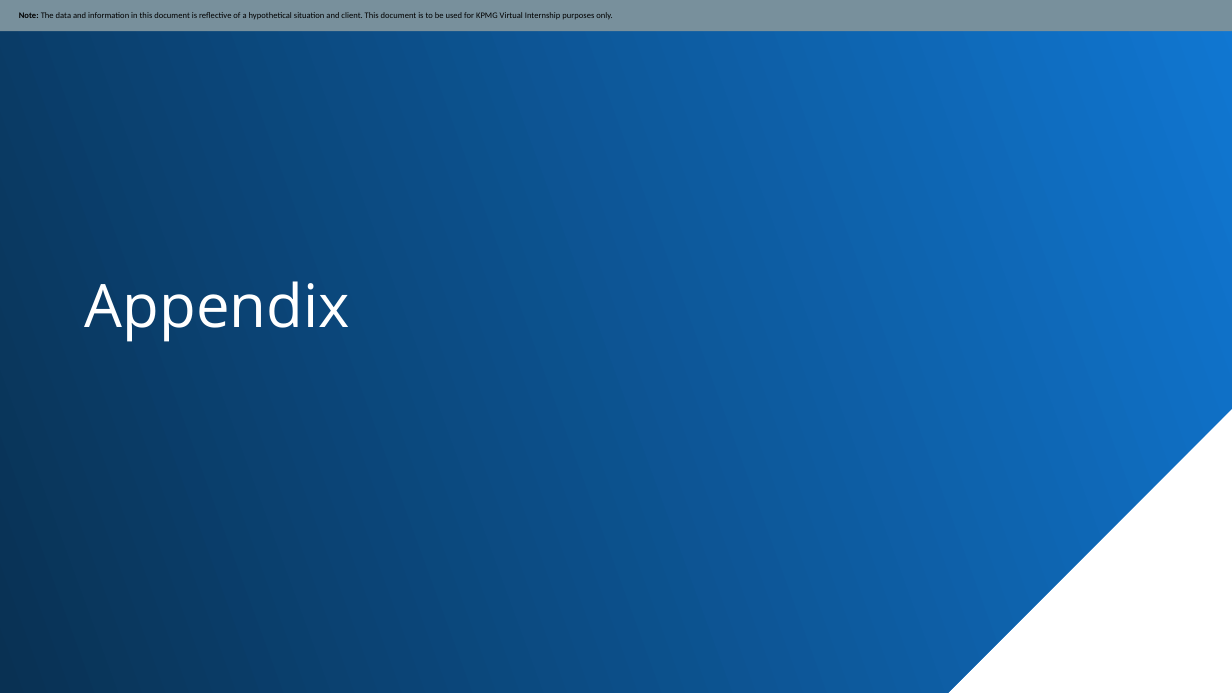
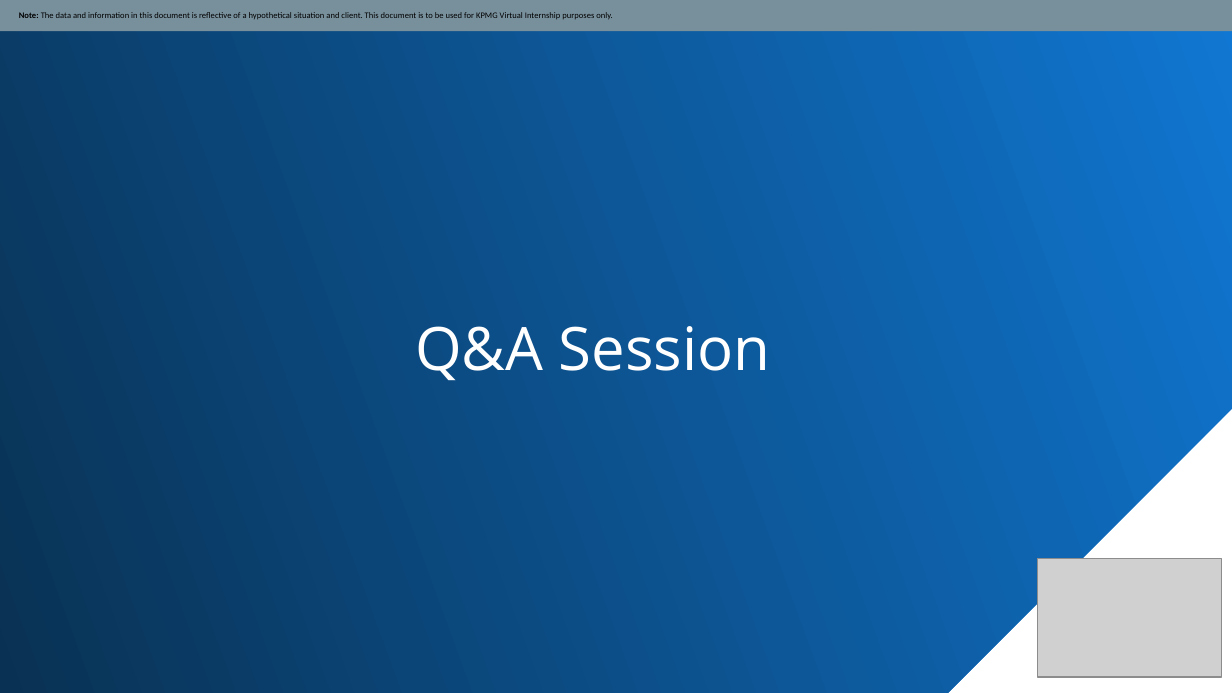
Before and after one commit to Nickimani/KPMG_Virtual_Internship, a slide deck: slide 12 of Deliverables/Presentation Slides.pptx (slide 7 before the commit). Drawn at 1232x693 pixels with LibreOffice and Linux fonts; fonts in the diff are those of the drawing; grey boxes stand for pictures. Boxes give left, top, right and bottom in pixels: in the first picture for what was removed or moved away, otherwise in the second. Text is boxed around its words. In the diff, an @@ line names an element or a change of style, - is before the commit and + after.

```diff
--- a/Deliverables/Presentation Slides.pptx
+++ b/Deliverables/Presentation Slides.pptx
@@ text removed at box(85, 281, 350, 342) @@
-Appendix
@@ text added at box(415, 326, 771, 381), 35 pt, text #FFFFFF @@
+Q&A Session
@@ picture added at box(1037, 558, 1221, 676) @@
```
Also in this commit, not shown: 7 other slides changed, 4 slides added, 6 other files.
